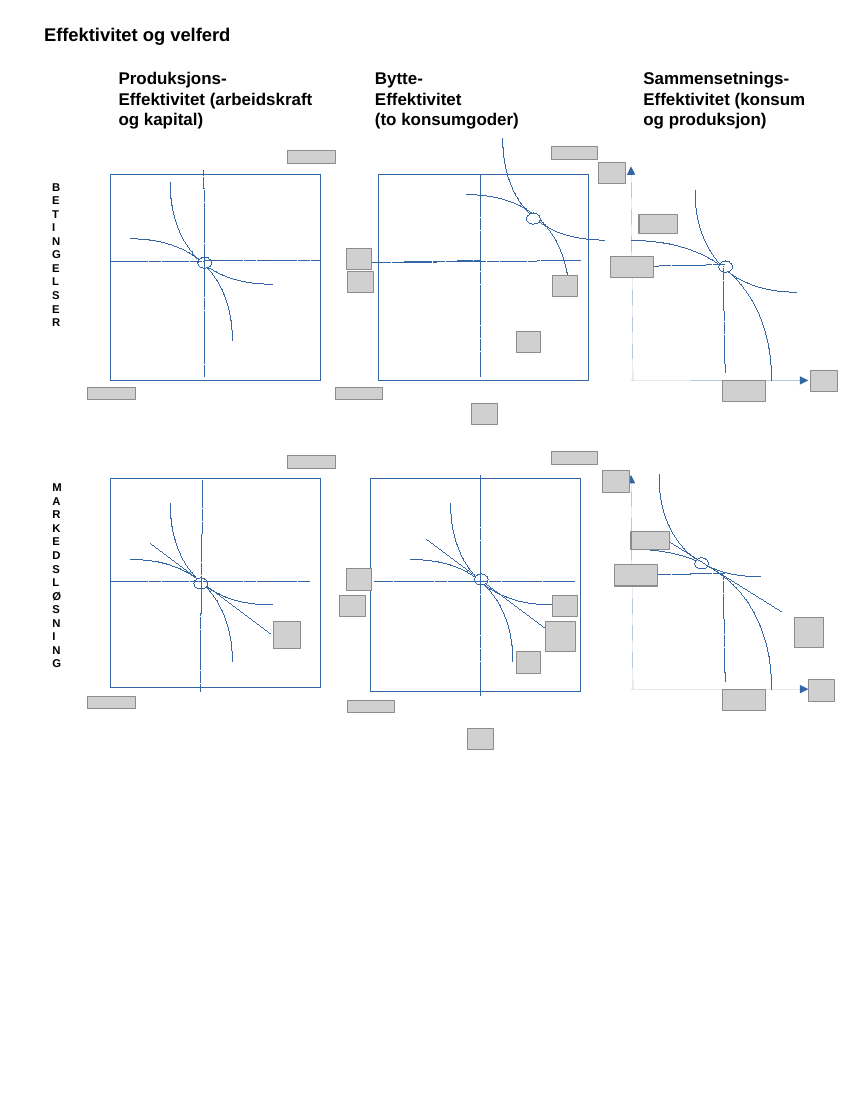
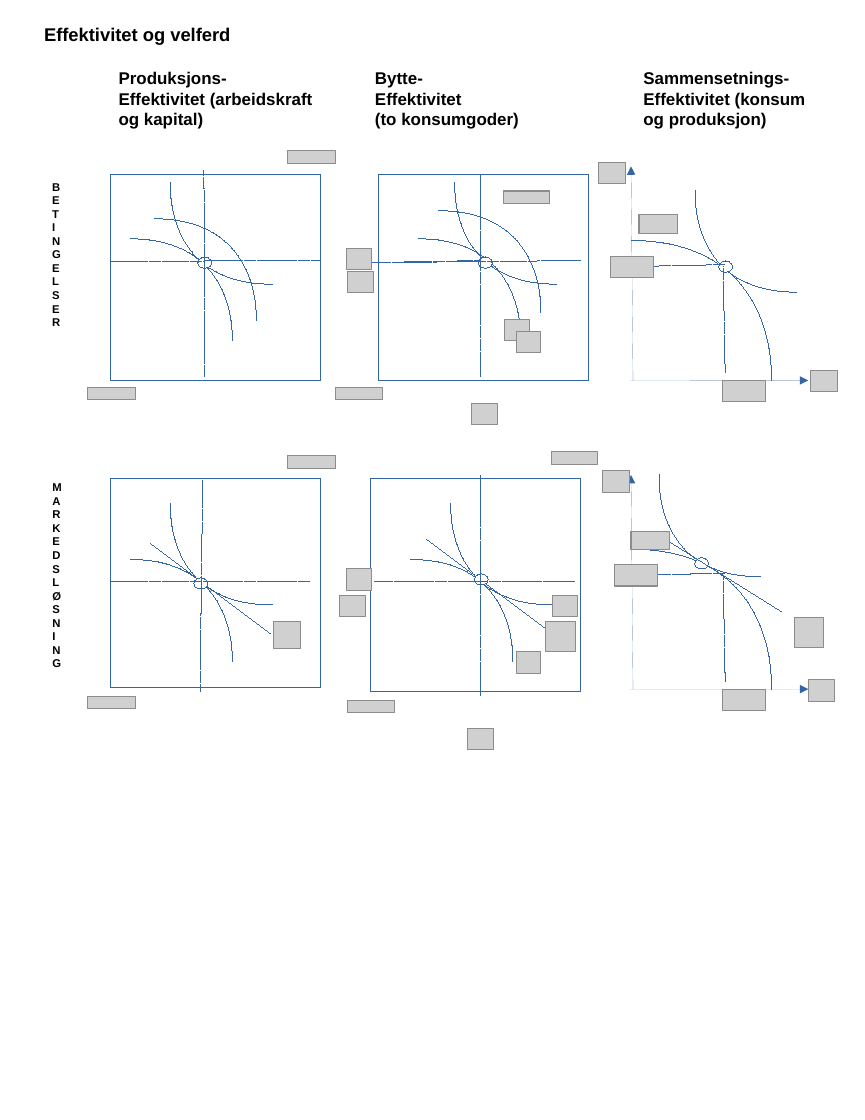
Before and after one commit to joernih/SFB10816Mikrooekonomi, a slide deck: slide 17 of forelesninger/drawio/alle_halden7.odp. Drawn at 865x1120 pixels with LibreOffice and Linux fonts; fonts in the diff are those of the drawing; grey boxes stand for pictures; background and template pictures are left out. Boxes give left, top, right and bottom in pixels: in the first picture for what was removed or moved away, otherwise in the second. Text is boxed around its words. In the diff, an @@ line names an element or a change of style, - is before the commit and + after.

```diff
--- a/forelesninger/drawio/alle_halden7.odp
+++ b/forelesninger/drawio/alle_halden7.odp
@@ freeform shape added at (155, 219, 256, 321), outline #3465A4 0 pt @@
@@ 2 pictures, 2 freeform shapes, 1 ellipse: place and size @@
-2 pictures, 2 freeform shapes, 1 ellipse at (467, 138, 604, 296)
+2 pictures, 2 freeform shapes, 1 ellipse at (419, 182, 557, 341)
@@ freeform shape added at (439, 211, 540, 312), outline #3465A4 0 pt @@
```
Also in this commit, not shown: 16 other files.
